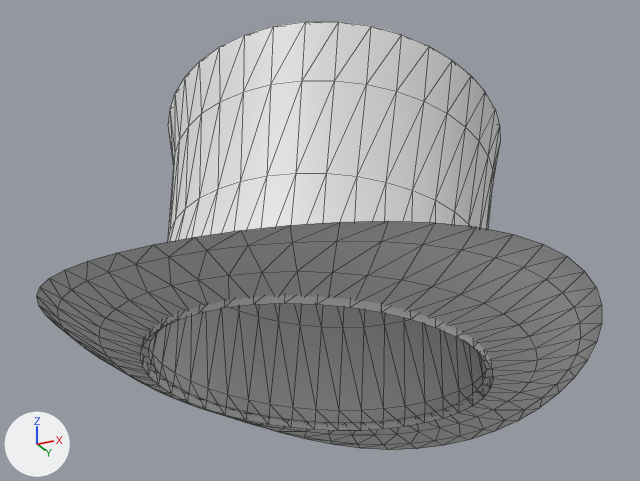
An edit to the glTF model godot/models/gear/top_hat.glb, drawn before and after from the same camera.
One viewpoint serves both versions: a 50 mm lens placed at (1.135, -2.245, 1.474), pointed at (0.015, -0.006, 2.481). The lights are fixed; the arrows at lower left show +X, +Y and +Z. The older version comes first. Mesh edges are drawn as thin lines. Where no turn or scale is listed for an object, it has been applied to the vertices. Vertices at exactly the same position are counted once.

In view in the first picture: 'felt_brim', 'felt_crown'.
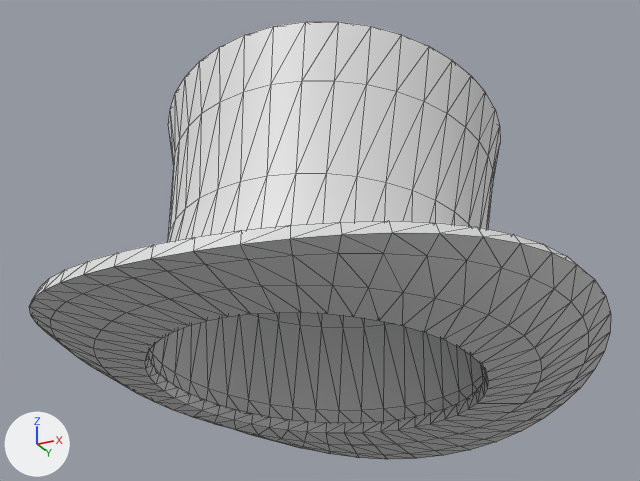
Boxes [x1, y1, x2, y2] around the edits, measured in the pictures (640 x 481 px):
'felt_brim', reshaped: before [37, 221, 602, 450]; after [29, 221, 611, 459]
part 1 of me_felt_brim, added: after [29, 221, 611, 459]

What the commit changed:
me_felt_brim is used by ob_felt_brim; location (0.0, 0.0, 0.0).
me_felt_brim had 192 vertices, 288 faces and spanned x -0.8..0.8, y -0.79..0.79, z 1.97..2.24.
me_felt_brim now has 384 vertices, 768 faces and spans x -0.82..0.82, y -0.8..0.79, z 1.93..2.24.
Part 1, on me_felt_brim:
168 vertices are added at x -0.82..0.82, y -0.8..0.78, z 1.94..2.21.
16 new vertices lie (0.0, -0.01, -0.04) away from vertices in x -0.48..0.48, y -0.76..0.46, z 2.02..2.2.
8 new vertices lie (0.0, 0.0, -0.04) away from vertices in x -0.38..0.38, y -0.48..0.79, z 1.97..2.15.
480 new faces join them.
